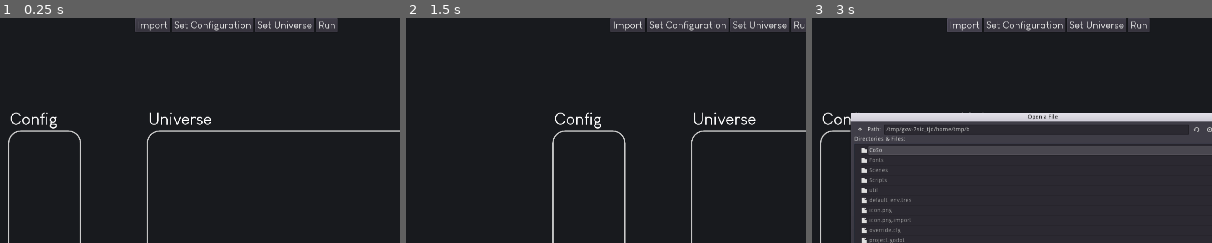
Above: before the commit, frames 1-3 (left to right).
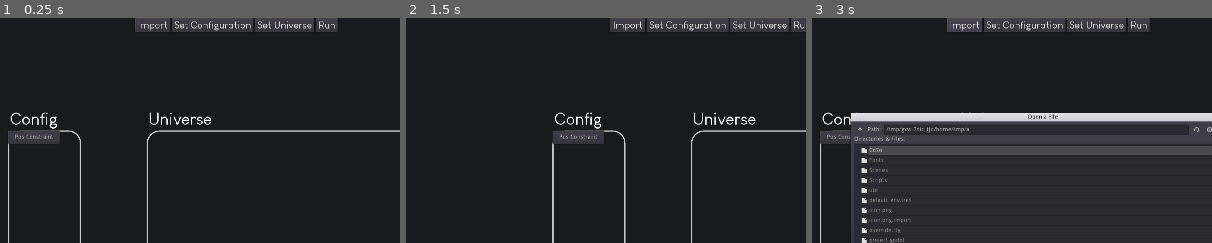
Above: after the commit, the same moments.

Repository: Mickaly13X/wv_project
Game: Godot game, scene res://Scenes/Main.tscn
Same seed, same stepped clock (60 frames per second), same inputs: the game is played once before the commit and once after it.
Inputs (mouse positions are % of the whole screen's width and height, from its top left):
- Up to frame 1 (0.25 s): no input
- Up to frame 2 (1.5 s): click ">" at 0.5 s; click (8, 52) at 1.27 s; type "12" at 1.35 s
- Up to frame 3 (3 s): click "<" at 2 s; click "Import" at 2.75 s
The pictures show only the part of the screen within x 21-71%, y 0-50%; the shares and areas given below are measured in that part.

The runs differ from the first frame. In frame 1, 0.8% of the frame differs, in the area x 2-15%, y 49-56%; in frame 2, 0.8%; in frame 3, 0.5%.

Commit message:
Button size config constraint

Diff:
--- a/Visualizer/Scenes/Config.tscn
+++ b/Visualizer/Scenes/Config.tscn
@@ -33,19 +33,19 @@
 [node name="Elements" type="Node2D" parent="."]
 
 [node name="Menu" type="Node2D" parent="."]
-visible = false
 
 [node name="Buttons" type="VBoxContainer" parent="Menu"]
-margin_right = 106.0
+margin_right = 124.0
 margin_bottom = 32.0
 __meta__ = {
 "_edit_use_anchors_": false
 }
 
 [node name="PosConstraint" type="Button" parent="Menu/Buttons"]
-margin_right = 106.0
+margin_right = 124.0
 margin_bottom = 32.0
 rect_min_size = Vector2( 0, 32 )
+size_flags_horizontal = 3
 text = "Pos Constraint"
 [connection signal="gui_input" from="Mask" to="." method="_gui_input"]
 [connection signal="button_up" from="Menu/Buttons/PosConstraint" to="." method="_pressed" binds= [ "Constraint" ]]
--- a/Visualizer/Scenes/Main.tscn
+++ b/Visualizer/Scenes/Main.tscn
@@ -842,9 +842,9 @@
 window_title = "Open een Bestand"
 mode = 0
 access = 2
-current_dir = "/Users/Joran/Git/wv_project/Visualizer"
+current_dir = "/Users/erickim/wv_project/Visualizer"
 current_file = "~"
-current_path = "/Users/Joran/Git/wv_project/Visualizer/~"
+current_path = "/Users/erickim/wv_project/Visualizer/~"
 __meta__ = {
 "_edit_use_anchors_": false
 }
